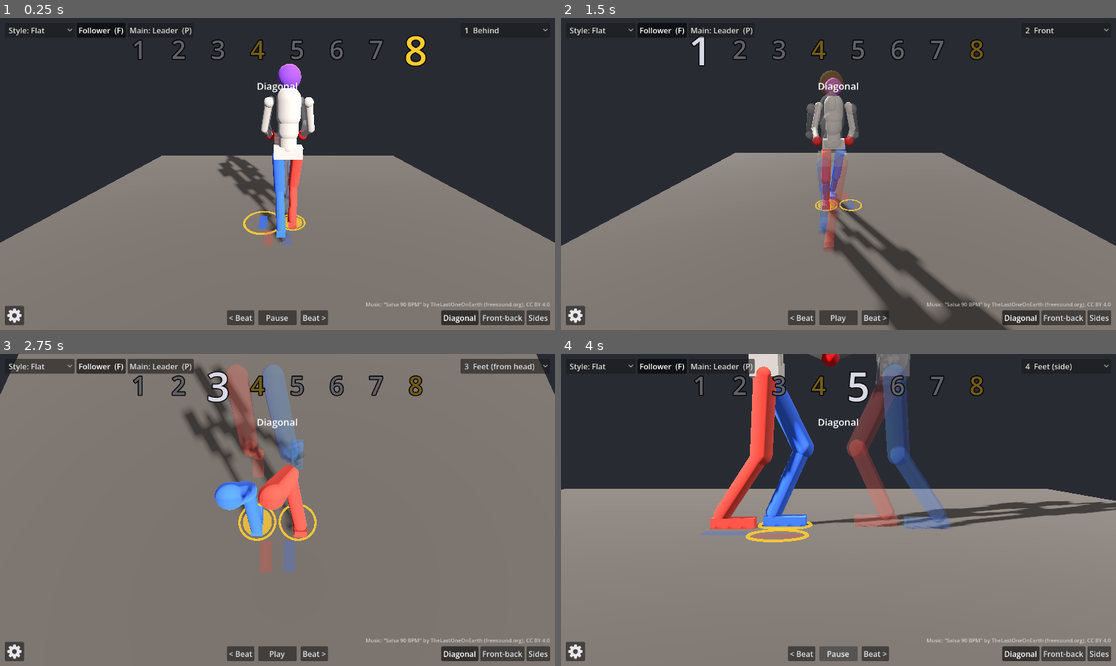
Above: before the commit, frames 1-4 (two rows, left to right).
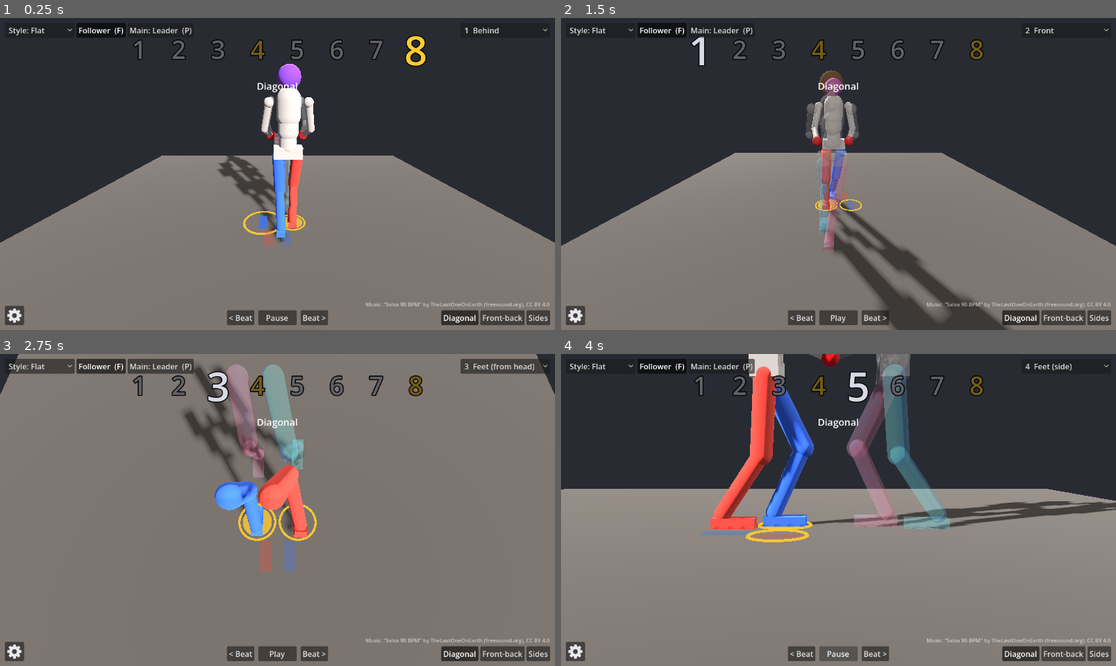
Above: after the commit, the same moments.

Repository: MarAvFe/ensenalsa
Game: Godot game, scene res://scenes/main.tscn
Same seed, same stepped clock (60 frames per second), same inputs: the game is played once before the commit and once after it.
Inputs:
- Up to frame 1 (0.25 s): no input
- Up to frame 2 (1.5 s): tap Enter at 0.5 s; hold Right 0.53-1.28 s; tap 1 at 0.6 s; tap Space at 0.77 s; hold Left from 1.28 s (still down); tap 2 at 1.35 s
- Up to frame 3 (2.75 s): tap Space at 1.52 s; release Left at 2.03 s; hold Right from 2.03 s (still down); tap 3 at 2.1 s
- Up to frame 4 (4 s): release Right at 2.75 s; click "Play" at 2.75 s; hold Right from 3.53 s (still down); tap 4 at 3.6 s; tap Space at 3.77 s

The runs differ from the first frame. In frame 1, less than 0.1% of the frame differs, in the area x 49-54%, y 38-60%; in frame 2, 0.3%; in frame 3, 2.2%; in frame 4, 3.3%, in the area x 51-71%, y 3-57%.

Commit message:
Follower legs in her own shades (sky blue / coral); footprints use the main dancer's colours
Co-Authored-By: Claude Opus 5.5 <noreply@anthropic.com>

Diff:
--- a/scripts/dancer.gd
+++ b/scripts/dancer.gd
@@ -12,12 +12,11 @@
 const SPINE_UNTWIST := [0.4, 0.35, 0.25] # share of the hip twist each spine joint undoes: shoulders stay square
 
 const COL_BODY := Color(0.75, 0.72, 0.68)
-const COL_L := Color(0.25, 0.45, 0.95)
-const COL_R := Color(0.95, 0.3, 0.25)
 const UPPER_ARM := 0.30
 const FOREARM := 0.27
 
 @export var head_color := Color(0.55, 0.3, 0.8) # leader purple; the follower sets orange
+@export var side_colors := {"L": Color(0.25, 0.45, 0.95), "R": Color(0.95, 0.3, 0.25)} # leg colours: left blue, right red
 @export var hand_color := Color(0.9, 0.12, 0.12) # leader: red, slightly bigger hands that lead
 @export var hand_size := 0.055
 
@@ -47,7 +46,7 @@
 
 	for side in ["L", "R"]:
 		var sx := -1.0 if side == "L" else 1.0
-		var col := COL_L if side == "L" else COL_R
+		var col: Color = side_colors[side]
 		var sh := _joint(s, "Shoulder" + side, Vector3(0.19 * sx, 0.13, 0))
 		sh.set_meta("rest", sh.position)
 		_sphere(sh, 0.05, Vector3.ZERO, COL_BODY)
--- a/scripts/main.gd
+++ b/scripts/main.gd
@@ -5,7 +5,6 @@
 const Choreo := preload("res://scripts/choreo.gd")
 const Dancer := preload("res://scripts/dancer.gd")
 const GOLD := Color(1.0, 0.8, 0.2)
-const SIDE_COL := {"L": Color(0.25, 0.45, 0.95), "R": Color(0.95, 0.3, 0.25)}
 const FOOT_FWD := 0.07 # footprint centre sits this far ahead of the ankle
 const CAM_NAMES := ["Behind", "Front", "Feet (from head)", "Feet (side)", "Behind 30°", "Front 30°", "Behind 45°", "Front 45°"]
 
@@ -88,6 +87,7 @@
 	follower = Dancer.new()
 	follower.name = "Follower"
 	follower.head_color = Color(1.0, 0.55, 0.1)
+	follower.side_colors = {"L": Color(0.4, 0.8, 1.0), "R": Color(1.0, 0.5, 0.62)} # her shades: sky blue, coral pink
 	follower.hand_color = Dancer.COL_BODY
 	follower.hand_size = 0.042
 	follower.position = Vector3(0, 0, -ch.p.partner_distance) # in front of the leader, facing him
@@ -265,7 +265,7 @@
 		var info: Dictionary = counts[key]
 		var box := BoxMesh.new()
 		box.size = Vector3(0.10, 0.004, 0.26)
-		var m := _flat(box, SIDE_COL[side], 0.3)
+		var m := _flat(box, main_dancer().side_colors[side], 0.3)
 		m.transform = Transform3D(main_dancer().global_basis, _floor_pos(Vector3(info.pos.x, 0, info.pos.z))) # labels read from the main POV
 		add_child(m)
 		var lbl := Label3D.new()
@@ -274,7 +274,7 @@
 		lbl.pixel_size = 0.004
 		lbl.outline_size = 10
 		lbl.rotation_degrees.x = -90
-		lbl.modulate = SIDE_COL[side].lightened(0.5)
+		lbl.modulate = main_dancer().side_colors[side].lightened(0.5)
 		lbl.position = Vector3(signf(info.pos.x) * 0.2, 0.006, 0) # outward, so crossed steps don't swap labels
 		lbl.visible = floor_numbers
 		m.add_child(lbl)
Not shown, changed: README.md
